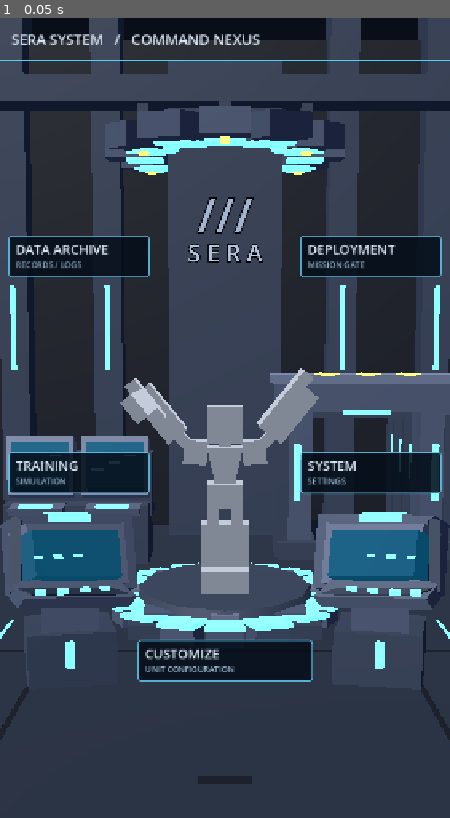
Above: before the commit, frame 1.
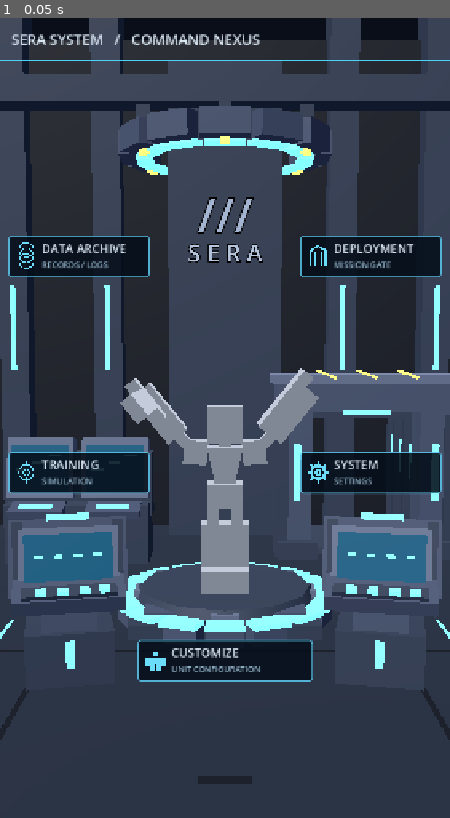
Above: after the commit, the same moment.

Repository: shejklgaia-png/-
Game: Godot game, scene res://scenes/command_nexus.tscn
Same seed, same stepped clock (60 frames per second), same inputs: the game is played once before the commit and once after it. This scene is started directly instead of the project's main scene.
Inputs:
- Up to frame 1 (0.05 s): no input

The runs differ from the first frame. In frame 1, 5.9% of the frame differs, in the area x 0-100%, y 10-85%.

Commit message:
feat(v120): add illustrated terminal signplates and correct local cube scales

Diff:
--- a/scripts/command_nexus.gd
+++ b/scripts/command_nexus.gd
@@ -3,6 +3,7 @@
 # This read-only display renders their embedded geometry in material batches.
 const Modules = preload("res://assets/base_command_modules.gd")
 const SeraRig = preload("res://scripts/sera_rig.gd")
+const TagIcon = preload("res://scripts/nexus_tag_icon.gd")
 
 var batch_data: Dictionary = {}
 var hud: Control
@@ -51,7 +52,7 @@
         var lo: Vector3 = _vec(part[1]) * Modules.UNIT * scale_factor
         var hi: Vector3 = _vec(part[2]) * Modules.UNIT * scale_factor
         var rot: Vector3 = _vec(part[4]) * (PI / 180.0)
-        var basis: Basis = (parent_basis * Basis.from_euler(rot)).scaled(hi - lo)
+        var basis: Basis = (parent_basis * Basis.from_euler(rot)).scaled_local(hi - lo)
         var transform := Transform3D(basis, at + parent_basis * ((lo + hi) * 0.5))
         var index: int = int(part[3])
         var instances: Array = batch_data.get(index, [])
@@ -171,18 +172,22 @@
     hud.add_child(panel)
     var caption := Label.new()
     caption.text = title
-    caption.position = Vector2(12, 7)
-    caption.add_theme_font_size_override("font_size", 21)
+    caption.position = Vector2(54, 7)
+    caption.add_theme_font_size_override("font_size", 19)
     caption.add_theme_color_override("font_color", Color("#e0edf9"))
     caption.mouse_filter = Control.MOUSE_FILTER_IGNORE
     panel.add_child(caption)
     var detail := Label.new()
     detail.text = sub
-    detail.position = Vector2(12, 38)
+    detail.position = Vector2(54, 38)
     detail.add_theme_font_size_override("font_size", 13)
     detail.add_theme_color_override("font_color", Color("#97b8ce"))
     detail.mouse_filter = Control.MOUSE_FILTER_IGNORE
     panel.add_child(detail)
+    var glyph := TagIcon.new()
+    glyph.kind = title
+    glyph.position = Vector2(11, 15)
+    panel.add_child(glyph)
     tags.append({"panel": panel, "x": x, "y": y, "w": w})
 
 func _hud() -> void:
